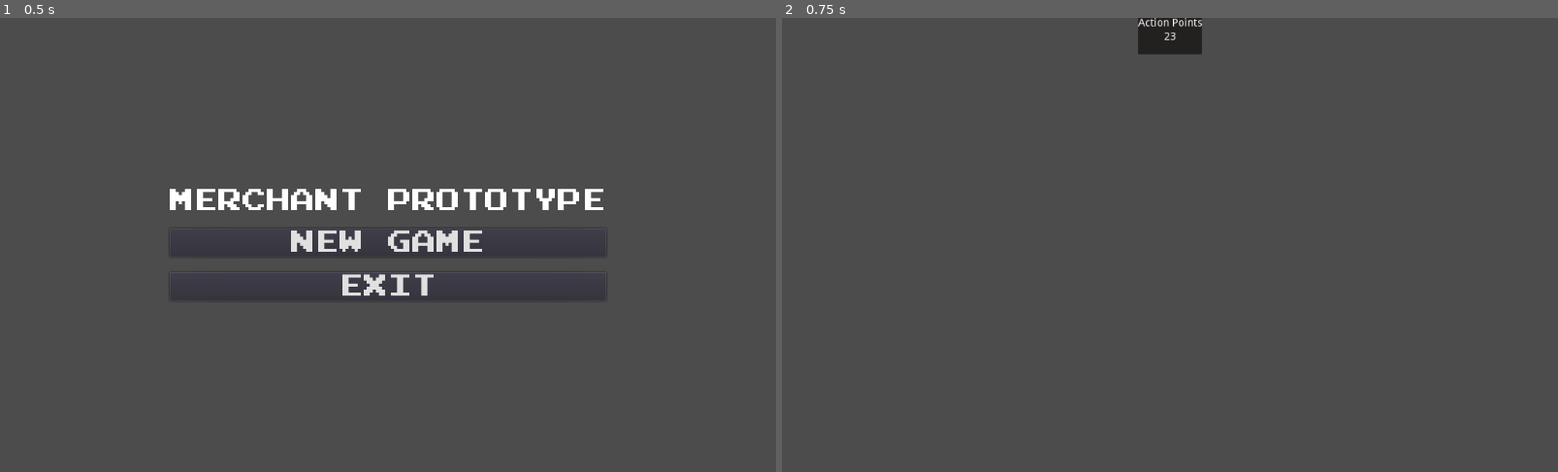
Above: before the commit, frames 1-2 (left to right).
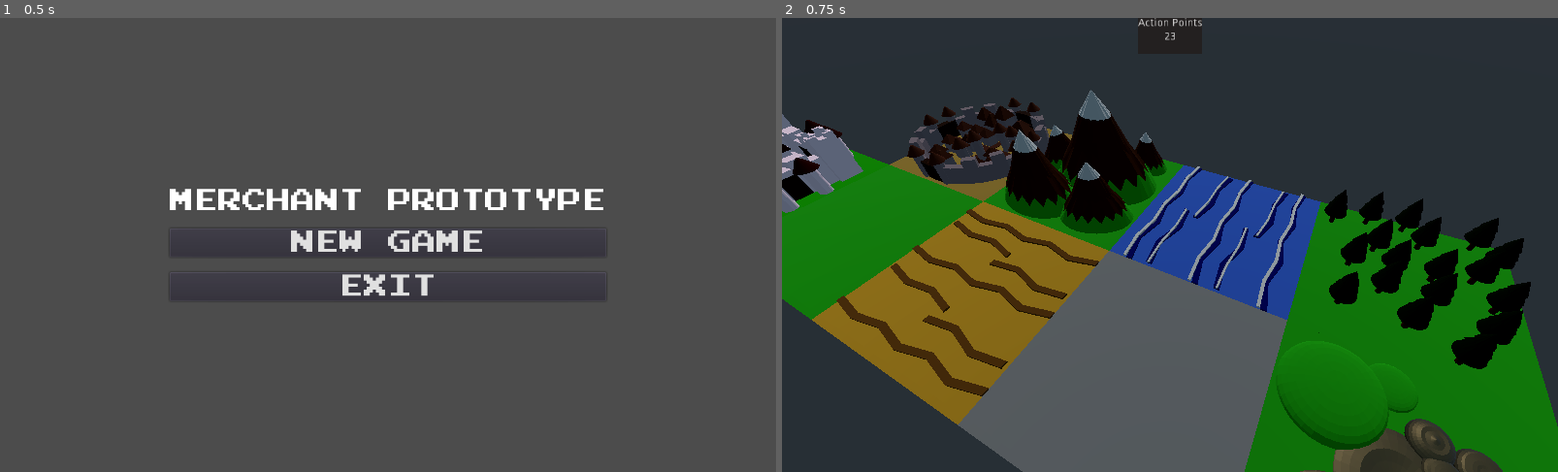
Above: after the commit, the same moments.

Repository: gabrielcornish/Merchants-Prototype
Game: Godot game, scene res://StartScreen/StartScreen.tscn
The game is run twice, just before and just after one commit, with the same random seed, the same clock (stepped at 60 frames per second) and the same inputs.
Inputs:
- Up to frame 1 (0.5 s): no input
- Up to frame 2 (0.75 s): click "NEW GAME" at 0.5 s

Frame 1 is identical in both runs. In frame 2, 85% of the frame differs, in the area x 0-100%, y 0-100%.

Commit message:
Created an event bus and hooked it up to board management

Diff:
--- /dev/null
+++ b/EventBus.gd
@@ -0,0 +1,7 @@
+extends Node
+
+# Turn management signals
+signal start_player_turn
+signal start_board_turn
+signal end_player_turn
+signal end_board_turn
--- a/GameBoard/Board.tscn
+++ b/GameBoard/Board.tscn
@@ -1,7 +1,6 @@
-[gd_scene load_steps=12 format=2]
+[gd_scene load_steps=11 format=2]
 
 [ext_resource path="res://GameBoard/BoardActions.gd" type="Script" id=1]
-[ext_resource path="res://GameBoard/BoardManagement.gd" type="Script" id=2]
 [ext_resource path="res://SharedResources/Models/TerrainTiles/Tile-Nul.fbx" type="PackedScene" id=3]
 [ext_resource path="res://SharedResources/Models/TerrainTiles/Tile-Desert.fbx" type="PackedScene" id=4]
 [ext_resource path="res://SharedResources/Models/TerrainTiles/Tile-Water.fbx" type="PackedScene" id=5]
@@ -13,11 +12,6 @@
 [ext_resource path="res://SharedResources/Models/TerrainTiles/Tile-Castle.fbx" type="PackedScene" id=11]
 
 [node name="Board" type="Node"]
-
-[node name="BoardManagement" type="Node" parent="."]
-script = ExtResource( 2 )
-
-[node name="BoardActions" type="Node" parent="."]
 script = ExtResource( 1 )
 
 [node name="BoardTiles" type="Node" parent="."]
--- a/GameBoard/BoardActions.gd
+++ b/GameBoard/BoardActions.gd
@@ -2,8 +2,11 @@
 
 signal end_turn
 
-func board_actions():
+func _ready():
+	Events.connect("start_board_turn", self, "start_board_turn")
+
+func start_board_turn():
 	#this is where we would put all of the board's actions
 	print("currently, it is the board's turn")
 	yield(get_tree().create_timer(0.4), "timeout")
-	emit_signal("end_turn")
+	Events.emit_signal("end_board_turn")
--- a/GameBoard/BoardManagement.gd
+++ b/GameBoard/BoardManagement.gd
@@ -1,7 +1,11 @@
 extends Node
 
 func _ready():
+	Events.connect("end_player_turn", self, "start_board_turn")
+	Events.connect("end_board_turn", self, "start_player_turn")
+
 	start_player_turn()
+
 
 #Currently - _ready() starts the turn with the player
 #start_player_turn is the Player's turn. We wait .4 seconds, then we end the turn.
@@ -10,17 +14,8 @@
 #The board then passes the turn back to the player
 
 func start_player_turn():
-	var main = get_tree().current_scene
-	var player = main.find_node("Player")
-	player.board_actions()
-	yield(player, "end_turn")
-	print("the Player's turn is ending")
-	start_board_turn()
+	Events.emit_signal("start_player_turn")
+
 
 func start_board_turn():
-	var main = get_tree().current_scene
-	var board = main.find_node("BoardActions")
-	board.board_actions()
-	yield(board, "end_turn")
-	print("the Board's turn is ending")
-	start_player_turn()
+	Events.emit_signal("start_board_turn")
--- a/MainGame/GameSpace.tscn
+++ b/MainGame/GameSpace.tscn
@@ -1,10 +1,18 @@
-[gd_scene load_steps=3 format=2]
+[gd_scene load_steps=5 format=2]
 
 [ext_resource path="res://GameBoard/Board.tscn" type="PackedScene" id=1]
 [ext_resource path="res://Player/Player.tscn" type="PackedScene" id=2]
+[ext_resource path="res://GUI/GUI.tscn" type="PackedScene" id=3]
+[ext_resource path="res://GameBoard/BoardManagement.gd" type="Script" id=4]
 
 [node name="GameSpace" type="Spatial"]
+script = ExtResource( 4 )
+
+[node name="Player" parent="." instance=ExtResource( 2 )]
 
 [node name="Board" parent="." instance=ExtResource( 1 )]
 
-[node name="Player" parent="." instance=ExtResource( 2 )]
+[node name="Camera" type="Camera" parent="."]
+transform = Transform( 0.89378, -0.321017, 0.313219, 0, 0.69836, 0.715747, -0.448506, -0.63972, 0.62418, 1.74184, 2.66921, 1.93983 )
+
+[node name="GUI" parent="." instance=ExtResource( 3 )]
--- a/Player/Player.gd
+++ b/Player/Player.gd
@@ -3,10 +3,14 @@
 #signal out_of_trader_movement_points
 signal end_turn
 
-func board_actions():
+
+func _ready():
+	Events.connect("start_player_turn", self, "start_player_turn")
+
+func start_player_turn():
 	print("Currently, it is the player's turn")
 	#yield(player, "out_of_trader_movement_points")
 		#The above 'yield' will hold the game at this state until we hit a certain trigger.
 		#We can stash anything we want in here, then we could have the turn advance with a signal or a button press
 	yield(get_tree().create_timer(0.5), "timeout")
-	emit_signal("end_turn")
+	Events.emit_signal("end_player_turn")
--- a/StartScreen/StartScreen.gd
+++ b/StartScreen/StartScreen.gd
@@ -2,7 +2,7 @@
 
 
 func _on_NewGameButton_pressed():
-	Global.goto_scene("res://MainGame/MainGame.tscn")
+	Global.goto_scene("res://MainGame/GameSpace.tscn")
 
 
 
--- a/project.godot
+++ b/project.godot
@@ -17,6 +17,7 @@
 [autoload]
 
 Global="*res://Global.gd"
+Events="*res://EventBus.gd"
 
 [gui]
 
